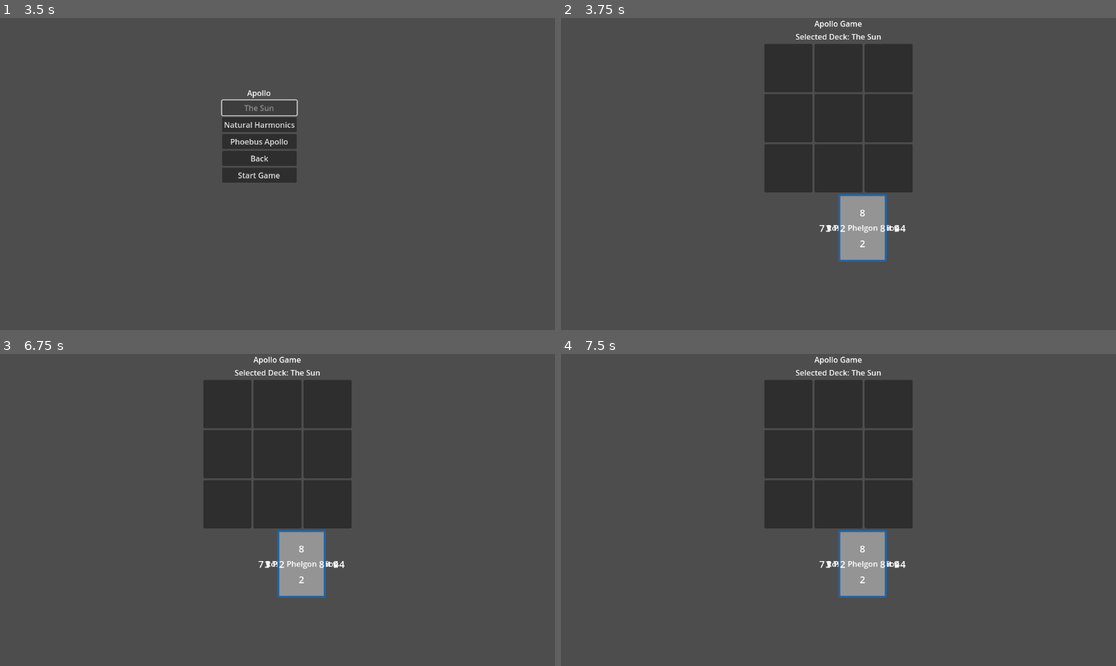
Above: before the commit, frames 1-4 (two rows, left to right).
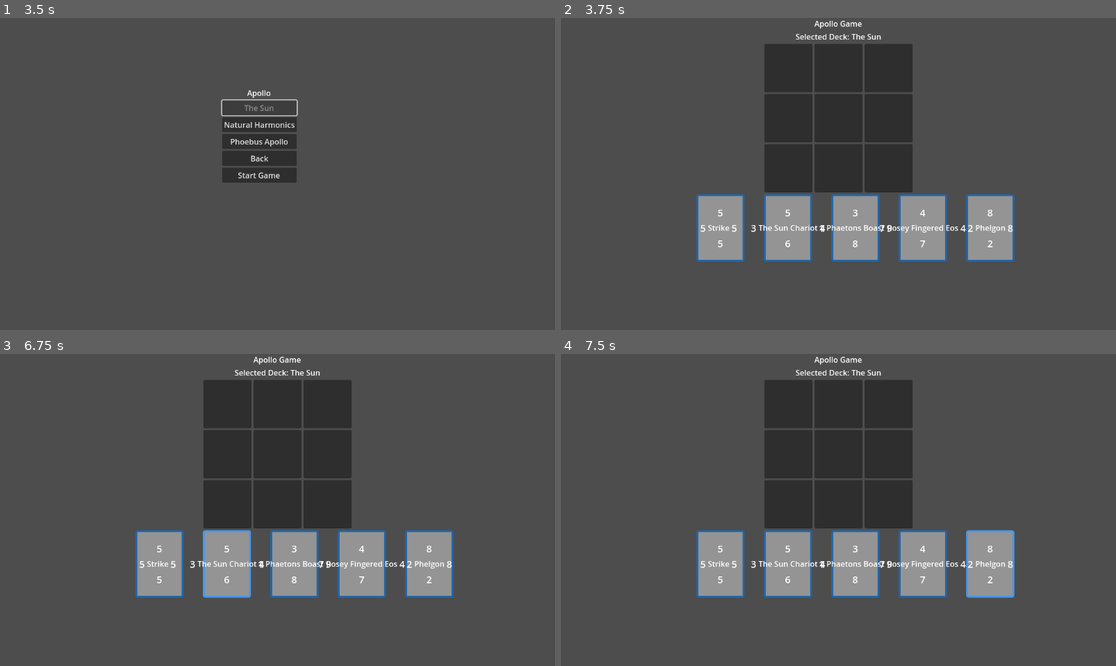
Above: after the commit, the same moments.

Repository: leslieharding/Mnemosyne
Game: Godot game, scene res://Scenes/MainMenu.tscn
The game is run twice, just before and just after one commit, with the same random seed, the same clock (stepped at 60 frames per second) and the same inputs. The project has no main scene, so this scene is started directly.
Inputs (mouse positions are in pixels of both pictures, inside the frame that each line leads up to):
- Up to frame 1 (3.5 s): click "New Game" at 0.5 s; click "New Game" at 1.25 s; click "Apollo" at 2 s; click "The Sun" at 2.75 s
- Up to frame 2 (3.75 s): click "Start Game" at 3.5 s
- Up to frame 3 (6.75 s): tap Enter at 4.25, 5.75 s; move the mouse to (399, 494) at 4.27 s; click (399, 494) at 4.42 s; tap Space at 5, 6.5 s; move the mouse to (166, 525) at 5.02 s; click (166, 525) at 5.17 s; move the mouse to (333, 441) at 5.77 s; click (333, 441) at 5.92 s; move the mouse to (249, 572) at 6.52 s; click (249, 572) at 6.67 s
- Up to frame 4 (7.5 s): tap Enter at 7.25 s; move the mouse to (1005, 556) at 7.27 s; click (1005, 556) at 7.42 s

Frame 1 is identical in both runs. In frame 2, 8.6% of the frame differs, in the area x 24-82%, y 56-79%; in frame 3, 8.6%; in frame 4, 8.6%.

Commit message:
Update apollo_game.gd

Diff:
--- a/Scripts/apollo_game.gd
+++ b/Scripts/apollo_game.gd
@@ -64,32 +64,50 @@
 	else:
 		push_error("Failed to load Apollo collection!")
 
-# Display player's hand of cards using the CardDisplay scenes
+# Display player's hand of cards using manual positioning
 func display_player_hand():
 	# First, clear existing cards
 	for child in hand_container.get_children():
 		child.queue_free()
 
-	# Add each card from the deck
+	# Card width and spacing parameters
+	var card_width = 110  # Base card width
+	var card_spacing = 30  # Adjust this value to increase/decrease spacing between cards
+	var total_spacing = card_width + card_spacing  # Total space each card takes horizontally
+
+	# Calculate the total width needed
+	var total_width = player_deck.size() * total_spacing
+	var start_x = -total_width / 2 + card_width / 2  # Center the cards
+
+	# Create a Node2D as a container for all cards
+	var cards_container = Node2D.new()
+	cards_container.name = "CardsContainer"
+	hand_container.add_child(cards_container)
+
+	# Add each card from the deck with explicit positioning
 	for i in range(player_deck.size()):
 		var card = player_deck[i]
 
 		# Create a card display instance
 		var card_display = preload("res://Scenes/CardDisplay.tscn").instantiate()
-		hand_container.add_child(card_display)
+		cards_container.add_child(card_display)
+
+		# Position the card explicitly with the new spacing
+		card_display.position.x = start_x + i * total_spacing
 
 		# Setup the card with its data
 		card_display.setup(card)
 
-		# Connect to input events if needed
-		card_display.connect("gui_input", _on_card_gui_input.bind(card_display, i))
+		# Connect to detect clicks on the card
+		card_display.panel.gui_input.connect(_on_card_gui_input.bind(card_display, i))
 
 # Handle card input events
 func _on_card_gui_input(event, card_display, card_index):
 	if event is InputEventMouseButton:
 		if event.button_index == MOUSE_BUTTON_LEFT and event.pressed:
 			# Deselect previous card if any
-			for child in hand_container.get_children():
+			var cards_container = hand_container.get_node("CardsContainer")
+			for child in cards_container.get_children():
 				if child is CardDisplay and child.is_selected:
 					child.deselect()
 
